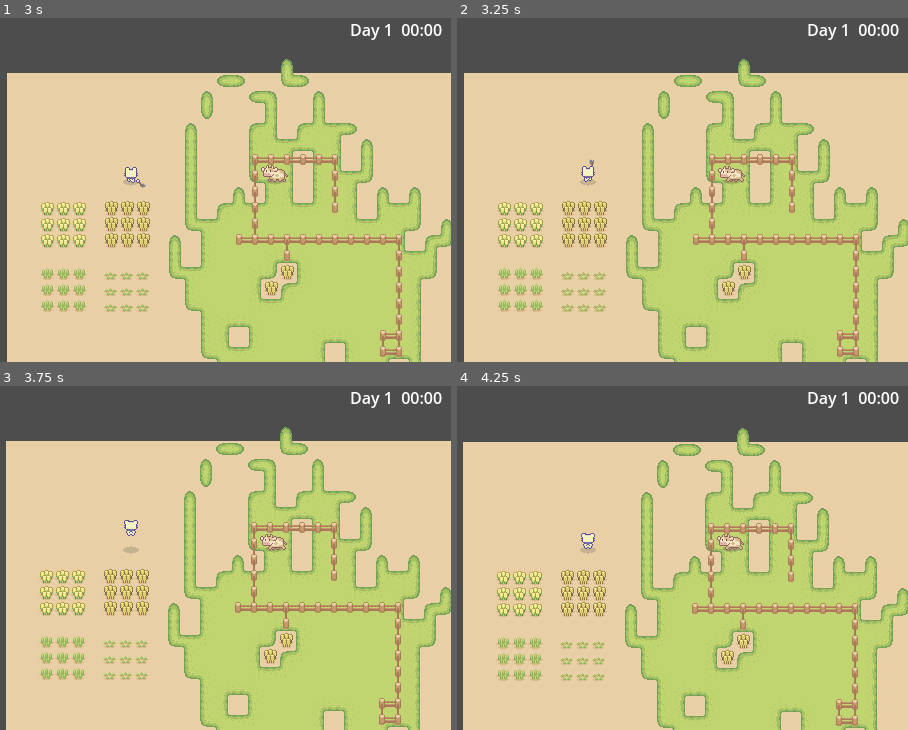
Above: before the commit, frames 1-4 (two rows, left to right).
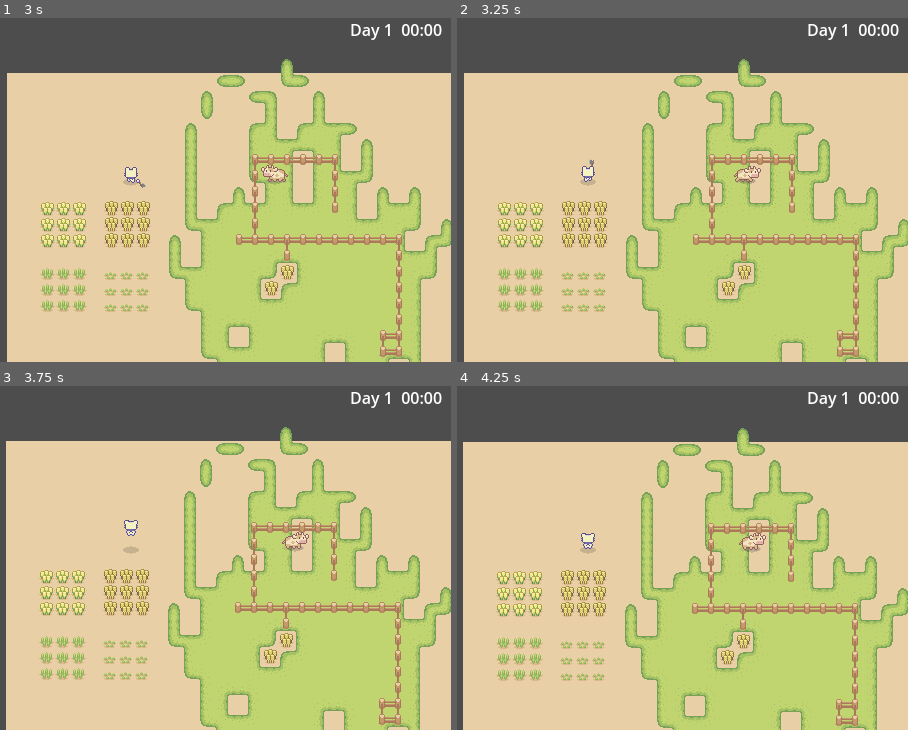
Above: after the commit, the same moments.

Repository: Maaack/Only-Harvest
Game: Godot game, scene res://Scenes/MainGameUI/MainGameUI.tscn
Same seed, same stepped clock (60 frames per second), same inputs: the game is played once before the commit and once after it.
Inputs:
- Up to frame 1 (3 s): hold D (move_right) 0.53-1.28 s; hold E (action) 0.53-1.28 s; tap Space (jump) at 0.77, 1.52 s; hold S (move_down) 1.28-2.03 s; tap E (action) at 1.35, 2.85 s; hold D (move_right) 2.03-2.78 s; hold E (action) 2.03-2.78 s; hold W (move_up) from 2.78 s (still down)
- Up to frame 2 (3.25 s): keep holding W (move_up); tap Space (jump) at 3.02 s
- Up to frame 3 (3.75 s): release W (move_up) at 3.53 s; hold A (move_left) from 3.53 s (still down); hold E (action) from 3.53 s (still down)
- Up to frame 4 (4.25 s): keep holding A (move_left); keep holding E (action); tap Space (jump) at 3.77 s

Frame 1 is identical in both runs. In frame 2, 0.3% of the frame differs, in the area x 57-68%, y 43-49%; in frame 3, 0.4%, in the area x 57-69%, y 42-49%; in frame 4, 0.4%.

Commit message:
Dogs chase player on trespass.

Diff:
--- a/Scenes/World/World.gd
+++ b/Scenes/World/World.gd
@@ -17,6 +17,7 @@
 @onready var player_character = %PlayerCharacter
 var world_time : int = 0
 var hours_in_day : int = 24
+var player_trespassing_properties : Array[Constants.Factions]
 
 func increment_world_time(amount : int = 1):
 	world_time += amount
@@ -59,7 +60,10 @@
 		_clear_crop_tile(used_cell)
 
 func _update_guard_dog_nav(guard_dog_node : GuardDog):
-	guard_dog_node.next_navigation_points = [player_character.position]
+	if guard_dog_node.faction in player_trespassing_properties:
+		guard_dog_node.next_navigation_points = [player_character.position]
+	else:
+		guard_dog_node.next_navigation_points = [guard_dog_node.guard_position]
 
 func _connect_guard_dog(guard_dog_node : GuardDog):
 	guard_dog_node.connect("nav_update_requested", _update_guard_dog_nav.bind(guard_dog_node))
@@ -95,9 +99,11 @@
 
 func _on_player_started_trespassing(faction : Constants.Factions):
 	emit_signal("player_started_trespassing", faction)
+	player_trespassing_properties.append(faction)
 
 func _on_player_stopped_trespassing(faction : Constants.Factions):
 	emit_signal("player_stopped_trespassing", faction)
+	player_trespassing_properties.erase(faction)
 
 func _connect_property(property : PrivateProperty):
 	property.connect("player_started_trespassing", _on_player_started_trespassing)
